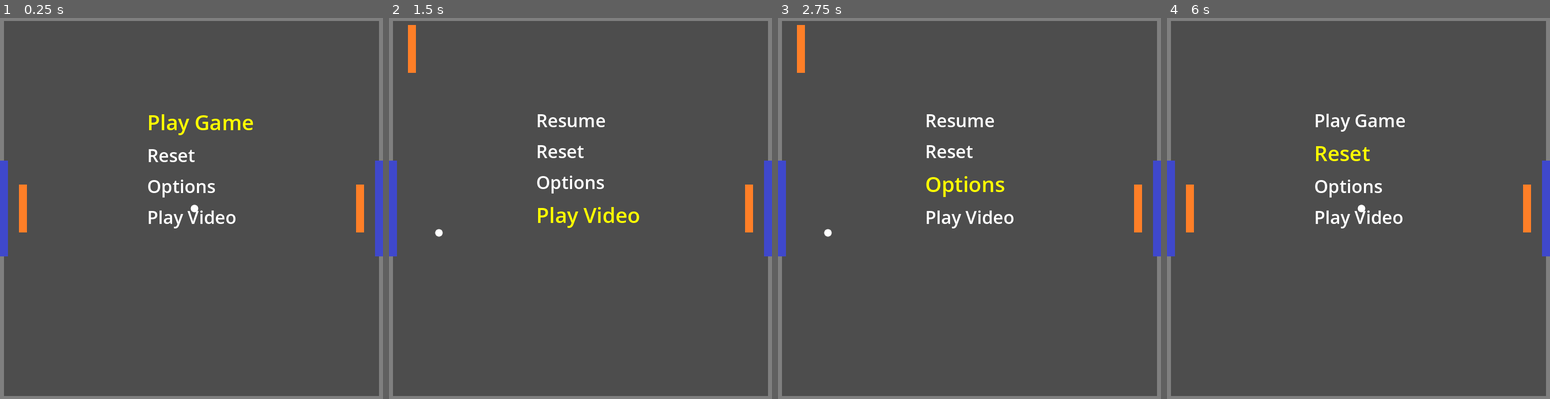
Above: before the commit, frames 1-4 (left to right).
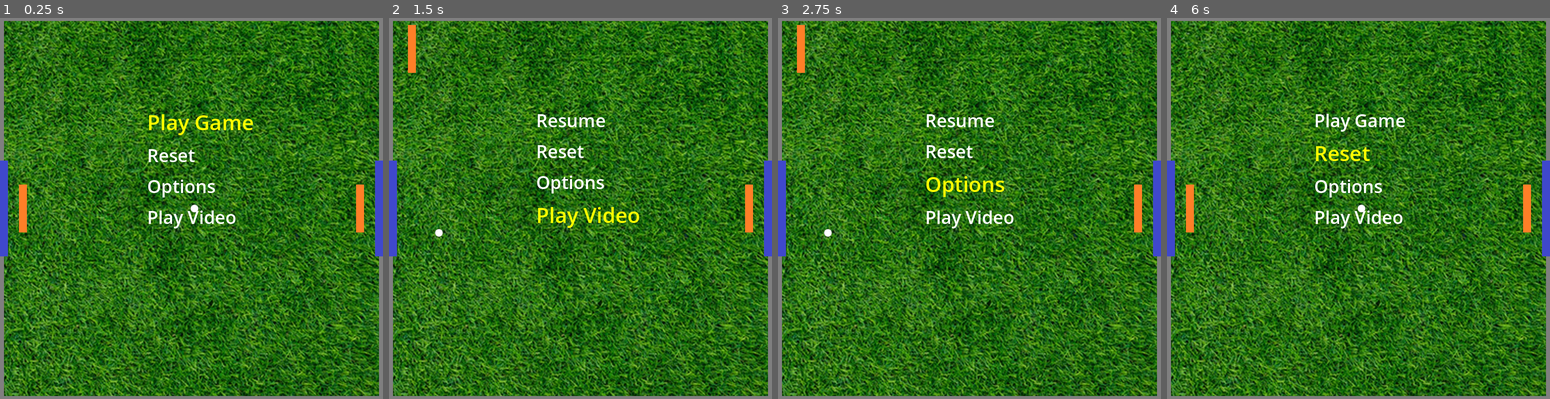
Above: after the commit, the same moments.

Repository: VDPatrick/Pong-Variant
Game: Godot game, scene res://Main.tscn
Same seed, same stepped clock (60 frames per second), same inputs: the game is played once before the commit and once after it.
Inputs:
- Up to frame 1 (0.25 s): no input
- Up to frame 2 (1.5 s): tap Enter (confirm) at 0.5, 0.6, 1.35 s; hold W (p1_up) 0.53-1.28 s; hold Escape (back) from 1.28 s (still down)
- Up to frame 3 (2.75 s): tap Enter (confirm) at 2, 2.1 s; release Escape (back) at 2.03 s; hold W (p1_up) from 2.03 s (still down)
- Up to frame 4 (6 s): tap Enter (confirm) at 2.75, 2.85, 3.5, 3.6, 4.25, 4.35, 5, 5.1, 5.85 s; release W (p1_up) at 3.53 s; hold Escape (back) 3.53-5.78 s; hold W (p1_up) from 5.78 s (still down)

The runs differ from the first frame. In frame 1, 94% of the frame differs, in the area x 1-99%, y 0-100%; in frame 2, 94%; in frame 3, 94%; in frame 4, 94%.

Commit message:
added background

Diff:
--- a/Main.tscn
+++ b/Main.tscn
@@ -9,6 +9,7 @@
 [ext_resource type="Texture2D" uid="uid://bgb2mxn057v0t" path="res://Wall1-Placeholder.png" id="7_trn2v"]
 [ext_resource type="Texture2D" uid="uid://d2aldougbakob" path="res://Goal-Placeholder.png" id="8_trn2v"]
 [ext_resource type="Script" uid="uid://rbfrn4ie5yqf" path="res://Menu.gd" id="9_03owx"]
+[ext_resource type="Texture2D" uid="uid://cgavlk1ncdjim" path="res://Grass-Placeholder.jpg" id="10_wkp8b"]
 
 [sub_resource type="CircleShape2D" id="CircleShape2D_3dxm6"]
 radius = 8.0
@@ -176,3 +177,9 @@
 layout_mode = 2
 theme_override_font_sizes/font_size = 36
 text = "Play Video"
+
+[node name="Sprite2D" type="Sprite2D" parent="."]
+z_index = -100
+texture_filter = 1
+position = Vector2(384, 384)
+texture = ExtResource("10_wkp8b")
Binary file added: Grass-Placeholder.jpg
Not shown, added: Grass-Placeholder.jpg.import
Not shown: 1 places in Main.tscn that only renumber resources
